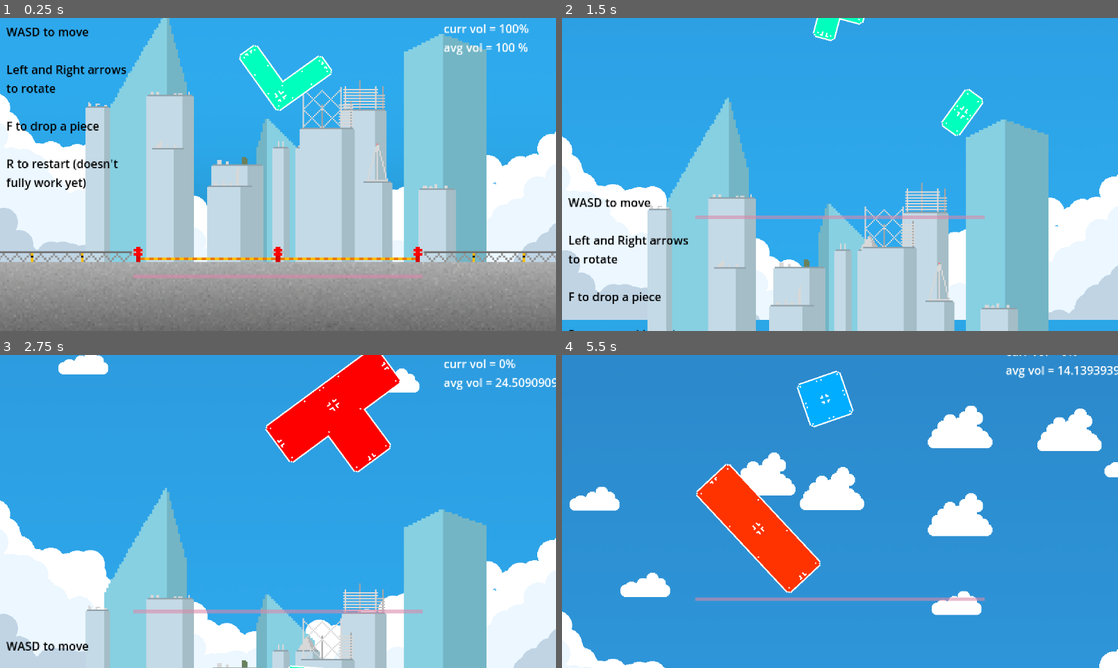
Above: before the commit, frames 1-4 (two rows, left to right).
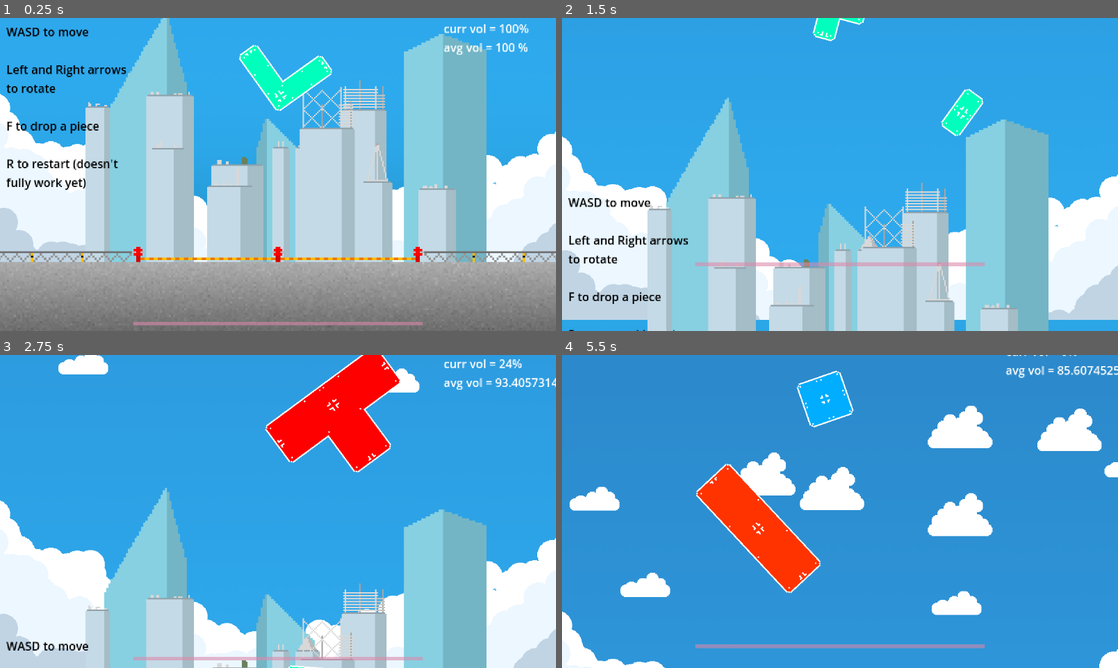
Above: after the commit, the same moments.

Repository: drew-abbo/gmtk_game_jam_game
Game: Godot game, scene res://main.tscn
The game is run twice, just before and just after one commit, with the same random seed, the same clock (stepped at 60 frames per second) and the same inputs.
Inputs:
- Up to frame 1 (0.25 s): no input
- Up to frame 2 (1.5 s): hold D (move_right) 0.53-1.28 s; tap F (drop_piece) at 0.6, 1.35 s; hold S (move_down) from 1.28 s (still down)
- Up to frame 3 (2.75 s): release S (move_down) at 2.03 s; hold D (move_right) from 2.03 s (still down); tap F (drop_piece) at 2.1 s
- Up to frame 4 (5.5 s): release D (move_right) at 2.78 s; hold W (move_up) 2.78-3.53 s; tap F (drop_piece) every 0.75 s from 2.85 to 5.1 s; hold A (move_left) 3.53-5.03 s; hold S (move_down) from 5.03 s (still down)

The runs differ from the first frame. In frame 1, 1.2% of the frame differs, in the area x 24-76%, y 82-99%; in frame 2, 1.3%; in frame 3, 1.5%; in frame 4, 1.6%, in the area x 23-100%, y 3-94%.

Commit message:
fixed merge issue

Diff:
--- a/main.gd
+++ b/main.gd
@@ -31,6 +31,14 @@
 ## The vertical offset from the middle of the camera where new pieces should go
 const NEW_PIECE_OFFSET: float = 150.0
 
+## The number of seconds to include in the average volume calculation (e.g. 30
+## means the average will be calculated like it's using only data from the last
+## 30 seconds).
+const AVERAGE_VOLUME_SECONDS: float = 30
+
+## The volume of the tower (how full it is) as a percent (in range [0, 100]).
+var average_volume_percent: float = 100
+
 ## References to all pieces that have been spawned (in order).
 var all_pieces: Array[BuildingPiece] = []
 
@@ -39,19 +47,20 @@
 ## The starting position of the camera (set by `_ready()`).
 var camera_start_position: Vector2
 
+## Reference to the piece the user is currently controlling.
+var user_current_piece: BuildingPiece = null
+
+## Whether or not the game is over.
+var game_is_over: bool = false
+
 @onready var main_camera: Camera2D = $MainCamera
 
 @onready var volume_reporter: VolumeReporter = $MainCamera/VolumeReporter
 
 @onready var game_over_delay_timer: Timer = $GameOverDelayTimer
 
-var user_current_piece: BuildingPiece = null
+@onready var recalculate_volume_timer: Timer = $MainCamera/VolumeReporter/RecalculateVolumeTimer
 
-var game_is_over: bool = false
-
-var average_volume_percent: float = 0
-
-var volume_readings: int = 0
 
 func _ready() -> void:
 	camera_start_position = main_camera.position
@@ -62,18 +71,6 @@
 	# move camera up
 	main_camera.position.y -= vertical_camera_move_speed * delta
 	vertical_camera_move_speed *= 1 + (CAMERA_MOVE_SPEED_MULTIPLIER * delta)
-
-	# calculate new volume
-	var curr_volume_percent: float = volume_reporter.report_volume()
-	average_volume_percent = (
-			(average_volume_percent * volume_readings + curr_volume_percent)
-			/ (volume_readings + 1))
-	volume_readings += 1
-
-	# update volume debug info
-	$MainCamera/VolumeDebugInfo.text = (
-			"curr vol = " + str(curr_volume_percent) + "%\n" +
-			"avg vol = " + str(average_volume_percent) + " %")
 
 
 func _physics_process(_delta: float) -> void:
@@ -99,6 +96,7 @@
 
 	# start a timer to reset the scene tree
 	game_over_delay_timer.start()
+
 
 ## Spawns a new building piece for the player
 func _spawn_new_building_piece() -> void:
@@ -155,3 +153,14 @@
 # end the game
 func _on_game_over_delay_timer_timeout() -> void:
 	get_tree().reload_current_scene()
+
+
+func _on_recalculate_volume_timer_timeout() -> void:
+	var curr_volume_percent: float = volume_reporter.report_volume()
+	var steps: float = AVERAGE_VOLUME_SECONDS * (1 / recalculate_volume_timer.wait_time)
+	average_volume_percent = ((average_volume_percent * (steps - 1) + curr_volume_percent) / steps)
+
+	# update volume debug info
+	$MainCamera/VolumeDebugInfo.text = (
+			"curr vol = " + str(curr_volume_percent) + "%\n" +
+			"avg vol = " + str(average_volume_percent) + " %")
--- a/main.tscn
+++ b/main.tscn
@@ -42,8 +42,12 @@
 
 [node name="VolumeReporter" parent="MainCamera" instance=ExtResource("7_dnm5i")]
 z_index = 100
-position = Vector2(-200, 141)
+position = Vector2(-200, 206)
 num_query_points = 50
+
+[node name="RecalculateVolumeTimer" type="Timer" parent="MainCamera/VolumeReporter"]
+wait_time = 0.1
+autostart = true
 
 [node name="VolumeDebugInfo" type="Label" parent="MainCamera"]
 offset_left = 229.0
@@ -240,4 +244,5 @@
 wait_time = 2.0
 one_shot = true
 
+[connection signal="timeout" from="MainCamera/VolumeReporter/RecalculateVolumeTimer" to="." method="_on_recalculate_volume_timer_timeout"]
 [connection signal="timeout" from="GameOverDelayTimer" to="." method="_on_game_over_delay_timer_timeout"]
